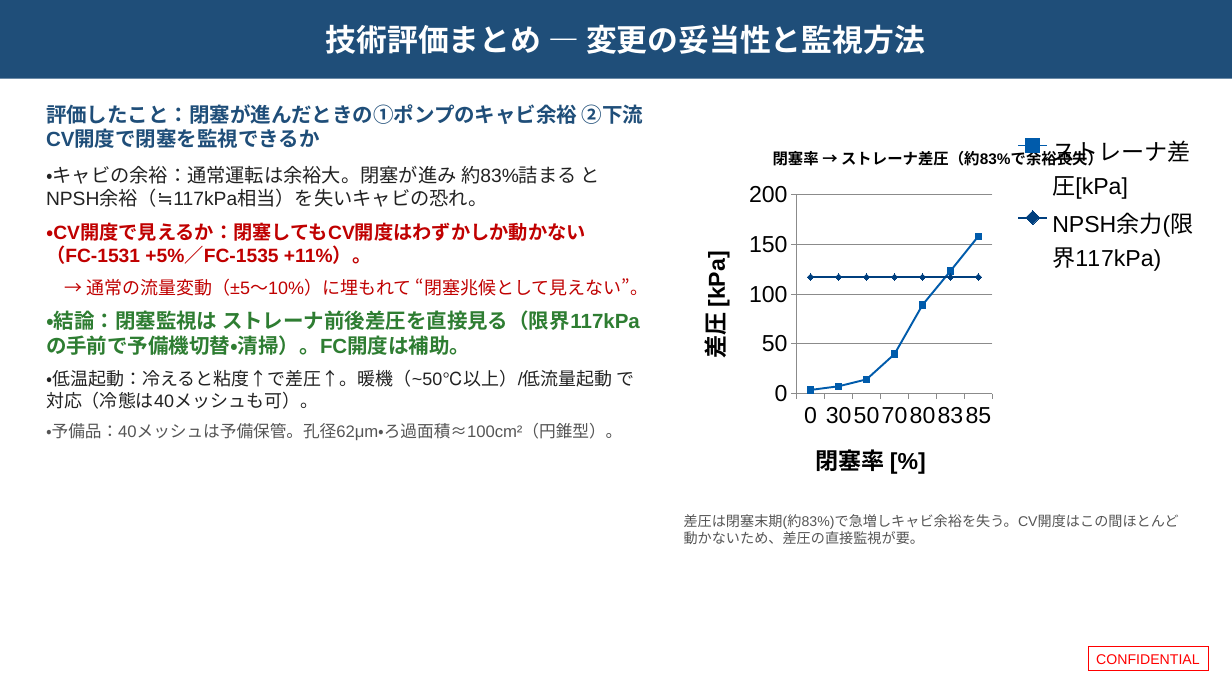
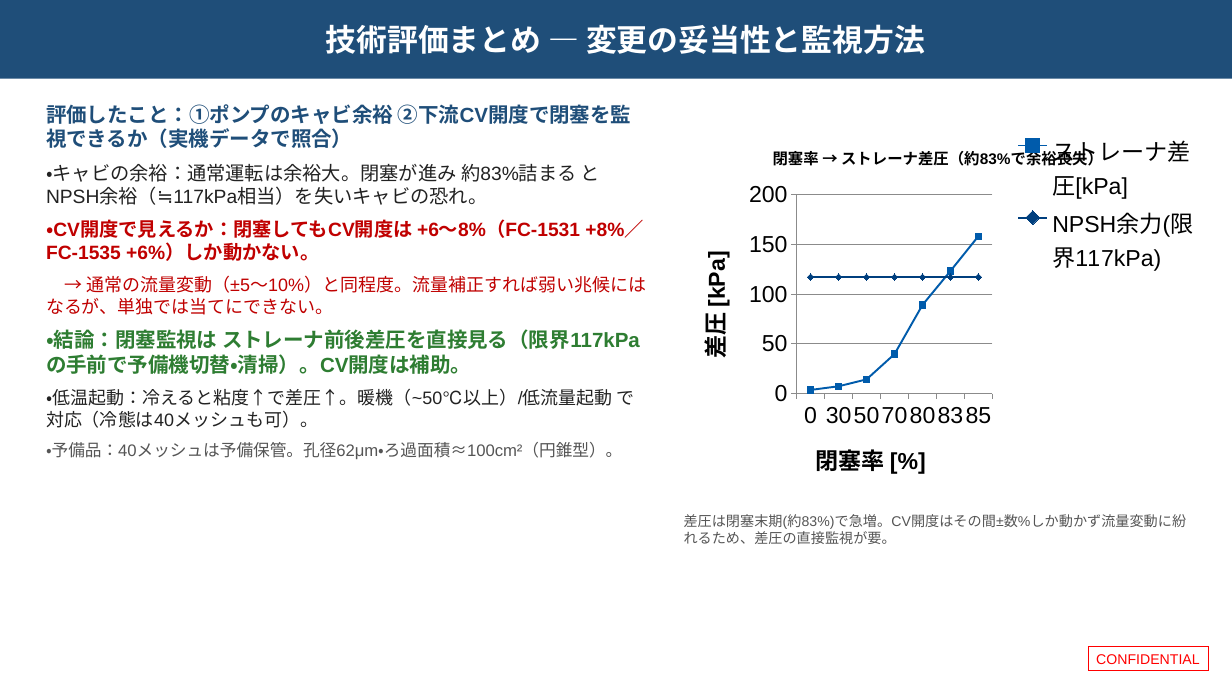
Before and after one commit to hiraoyosa-sys/Base, a slide deck: slide 2 of outputs/P1507変更管理_説明_評価まとめ追加.pptx. Drawn at 1232x693 pixels with LibreOffice and Linux fonts; fonts in the diff are those of the drawing; background and template pictures are left out. Boxes give left, top, right and bottom in pixels: in the first picture for what was removed or moved away, otherwise in the second. Text is boxed around its words. In the diff, an @@ line names an element or a change of style, - is before the commit and + after.

```diff
--- a/outputs/P1507変更管理_説明_評価まとめ追加.pptx
+++ b/outputs/P1507変更管理_説明_評価まとめ追加.pptx
@@ text at (46, 104, 393, 148): text changed @@
-評価したこと：閉塞が進んだときの①ポンプのキャビ余裕 ②下流CV開度で閉塞を監視できるか
+評価したこと：①ポンプのキャビ余裕 ②下流CV開度で閉塞を監視できるか（実機データで照合）
@@ text at (46, 219, 646, 374): text changed @@
-・CV開度で見えるか：閉塞してもCV開度はわずかしか動かない（FC-1531 +5%／FC-1535 +11%）。
-→ 通常の流量変動（±5〜10%）に埋もれて “閉塞兆候として見えない”。
-・結論：閉塞監視は ストレーナ前後差圧を直接見る（限界117kPaの手前で予備機切替・清掃）。FC開度は補助。
+・CV開度で見えるか：閉塞してもCV開度は +6〜8%（FC-1531 +8%／FC-1535 +6%）しか動かない。
+→ 通常の流量変動（±5〜10%）と同程度。流量補正すれば弱い兆候にはなるが、単独では当てにできない。
+・結論：閉塞監視は ストレーナ前後差圧を直接見る（限界117kPaの手前で予備機切替・清掃）。CV開度は補助。
@@ text at (684, 514, 1187, 544): text changed @@
-差圧は閉塞末期(約83%)で急増しキャビ余裕を失う。CV開度はこの間ほとんど動かないため、差圧の直接監視が要。
+差圧は閉塞末期(約83%)で急増。CV開度はその間±数%しか動かず流量変動に紛れるため、差圧の直接監視が要。
```
Also in this commit, not shown: 3 other files.
